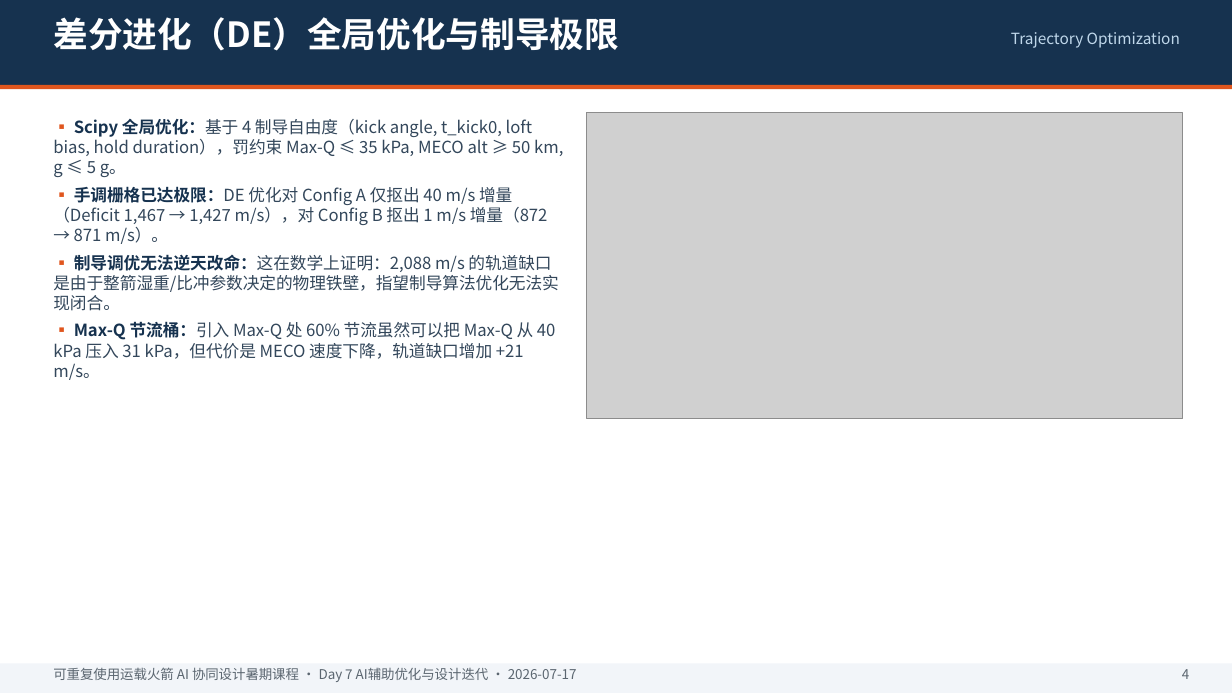
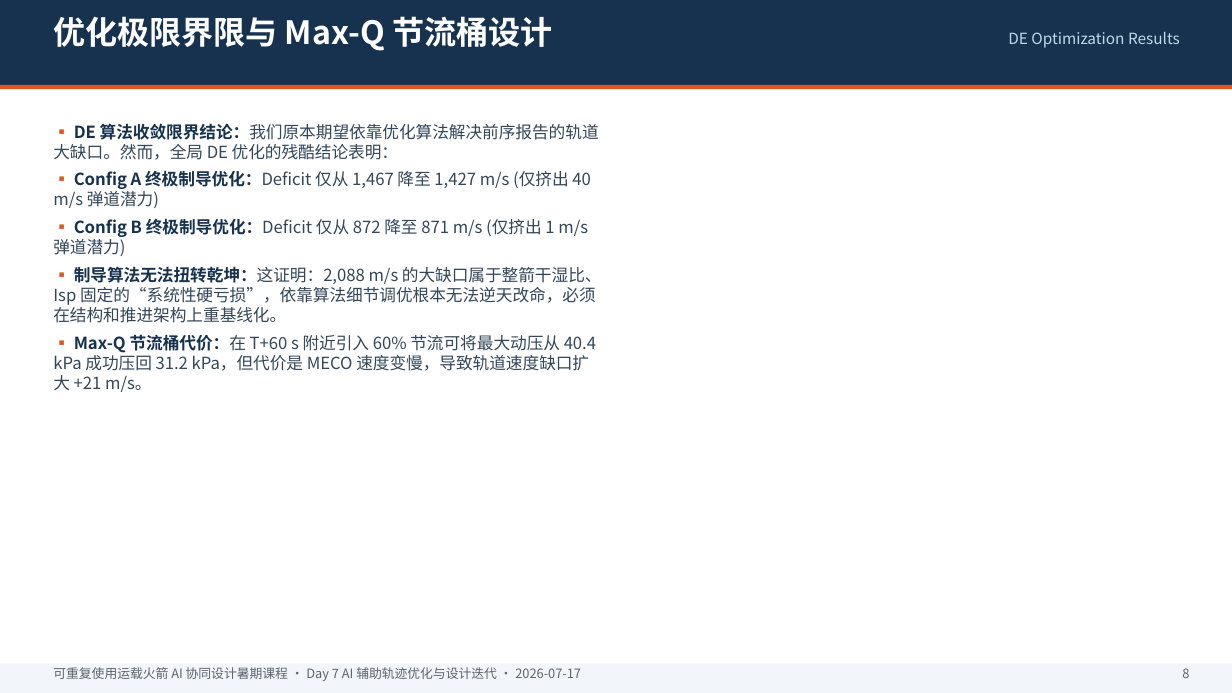
Before and after one commit to irev88/rocket, a slide deck: slide 9 of Day7_AI_辅助优化_设计迭代.pptx (slide 5 before the commit). Drawn at 1232x693 pixels with LibreOffice and Linux fonts; fonts in the diff are those of the drawing; grey boxes stand for pictures. Boxes give left, top, right and bottom in pixels: in the first picture for what was removed or moved away, otherwise in the second. Text is boxed around its words. In the diff, an @@ line names an element or a change of style, - is before the commit and + after.

```diff
--- a/Day7_AI_辅助优化_设计迭代.pptx
+++ b/Day7_AI_辅助优化_设计迭代.pptx
@@ text at (53, 16, 552, 51): text changed; size 27 to 25 pt @@
-差分进化（DE）全局优化与制导极限
+优化极限界限与 Max-Q 节流桶设计
@@ text at (1008, 31, 1180, 48): text changed @@
-Trajectory Optimization
+DE Optimization Results
@@ picture removed at (587, 113, 1183, 419) @@
@@ text at (53, 123, 602, 392): text changed @@
-▪ Scipy 全局优化：基于 4 制导自由度（kick angle, t_kick0, loft bias, hold duration），罚约束 Max-Q ≤ 35 kPa, MECO alt ≥ 50 km, g ≤ 5 g。
-▪ 手调栅格已达极限：DE 优化对 Config A 仅抠出 40 m/s 增量（Deficit 1,467 → 1,427 m/s），对 Config B 抠出 1 m/s 增量（872 → 871 m/s）。
-▪ 制导调优无法逆天改命：这在数学上证明：2,088 m/s 的轨道缺口是由于整箭湿重/比冲参数决定的物理铁壁，指望制导算法优化无法实现闭合。
-▪ Max-Q 节流桶：引入 Max-Q 处 60% 节流虽然可以把 Max-Q 从 40 kPa 压入 31 kPa，但代价是 MECO 速度下降，轨道缺口增加 +21 m/s。
+▪ DE 算法收敛限界结论：我们原本期望依靠优化算法解决前序报告的轨道大缺口。然而，全局 DE 优化的残酷结论表明：
+▪ Config A 终极制导优化：Deficit 仅从 1,467 降至 1,427 m/s (仅挤出 40 m/s 弹道潜力)
+▪ Config B 终极制导优化：Deficit 仅从 872 降至 871 m/s (仅挤出 1 m/s 弹道潜力)
+▪ 制导算法无法扭转乾坤：这证明：2,088 m/s 的大缺口属于整箭干湿比、Isp 固定的“系统性硬亏损”，依靠算法细节调优根本无法逆天改命，必须在结构和推进架构上重基线化。
+▪ Max-Q 节流桶代价：在 T+60 s 附近引入 60% 节流可将最大动压从 40.4 kPa 成功压回 31.2 kPa，但代价是 MECO 速度变慢，导致轨道速度缺口扩大 +21 m/s。
@@ text at (53, 667, 581, 681): text changed; size 10.5 to 10 pt @@
-可重复使用运载火箭 AI 协同设计暑期课程 · Day 7 AI辅助优化与设计迭代 · 2026-07-17
+可重复使用运载火箭 AI 协同设计暑期课程 · Day 7 AI 辅助轨迹优化与设计迭代 · 2026-07-17
@@ text at (1182, 668, 1189, 678): text changed; size 10.5 to 10 pt @@
-4
+8
```
Also in this commit, not shown: 14 other slides changed, 5 slides added, 3 other files.
